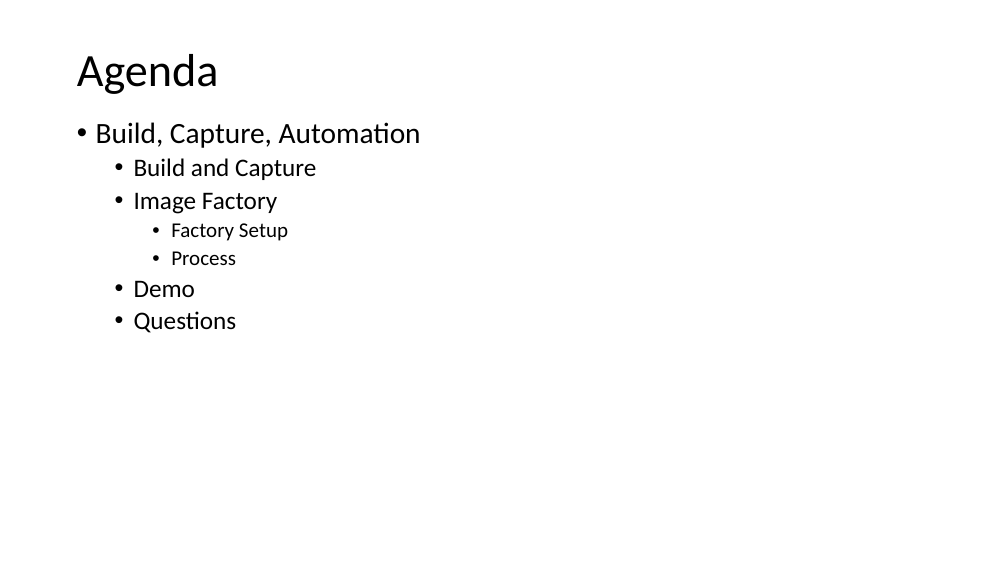
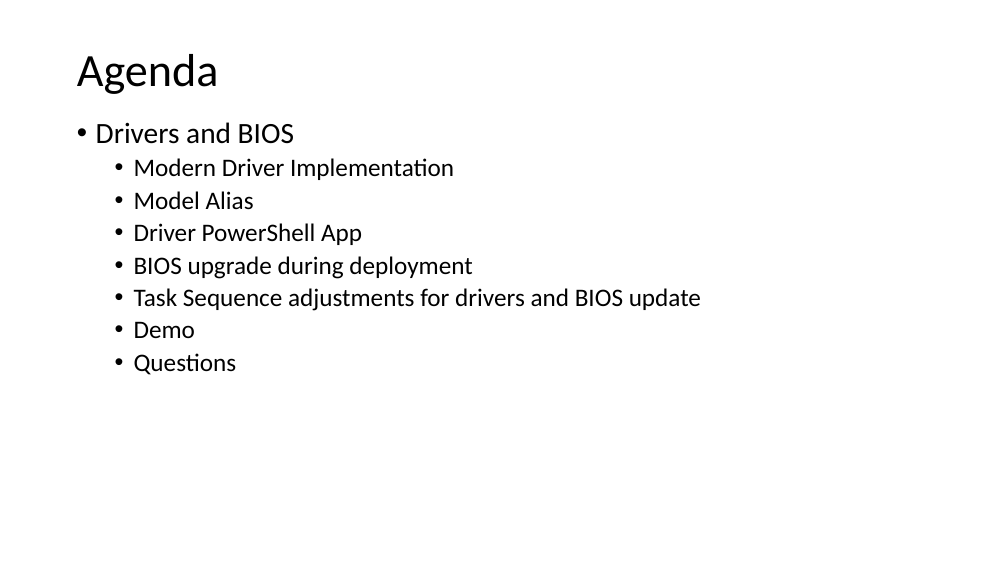
Before and after one commit to fydexx/HECC-2018, a slide deck: slide 2 of Part_02/Section02.pptx. Drawn at 1008x567 pixels with LibreOffice and Linux fonts; fonts in the diff are those of the drawing. Boxes give left, top, right and bottom in pixels: in the first picture for what was removed or moved away, otherwise in the second. Text is boxed around its words. In the diff, an @@ line names an element or a change of style, - is before the commit and + after.

```diff
--- a/Part_02/Section02.pptx
+++ b/Part_02/Section02.pptx
@@ text at <box>96,122,701,311</box>: text changed @@
-• Build, Capture, Automation
-  • Build and Capture
-  • Image Factory
-    • Factory Setup
-    • Process
+• Drivers and BIOS
+  • Modern Driver Implementation
+  • Model Alias
+  • Driver PowerShell App
+  • BIOS upgrade during deployment
+  • Task Sequence adjustments for drivers and BIOS update
```
Also in this commit, not shown: 1 other slide changed.
